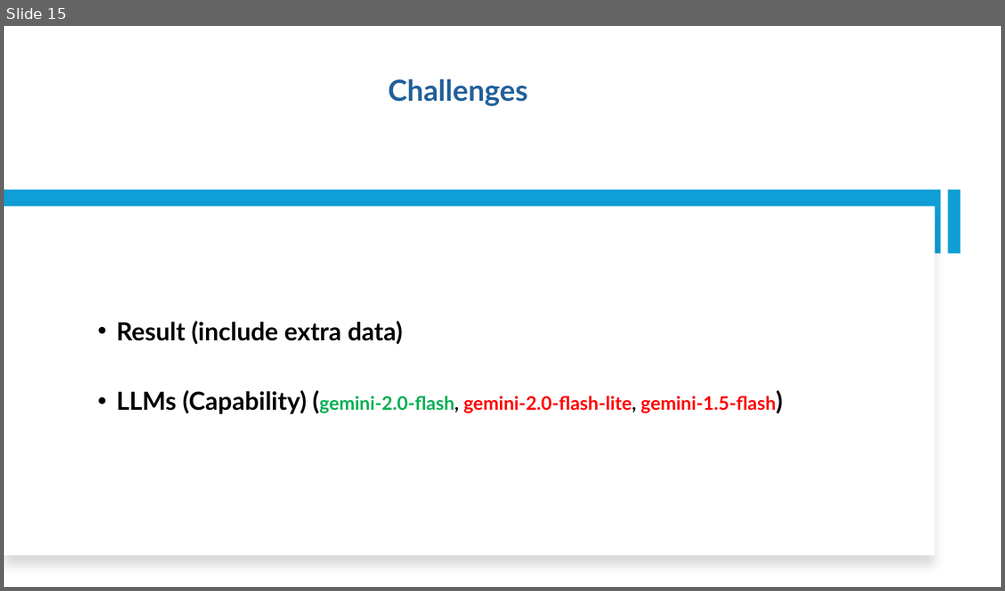
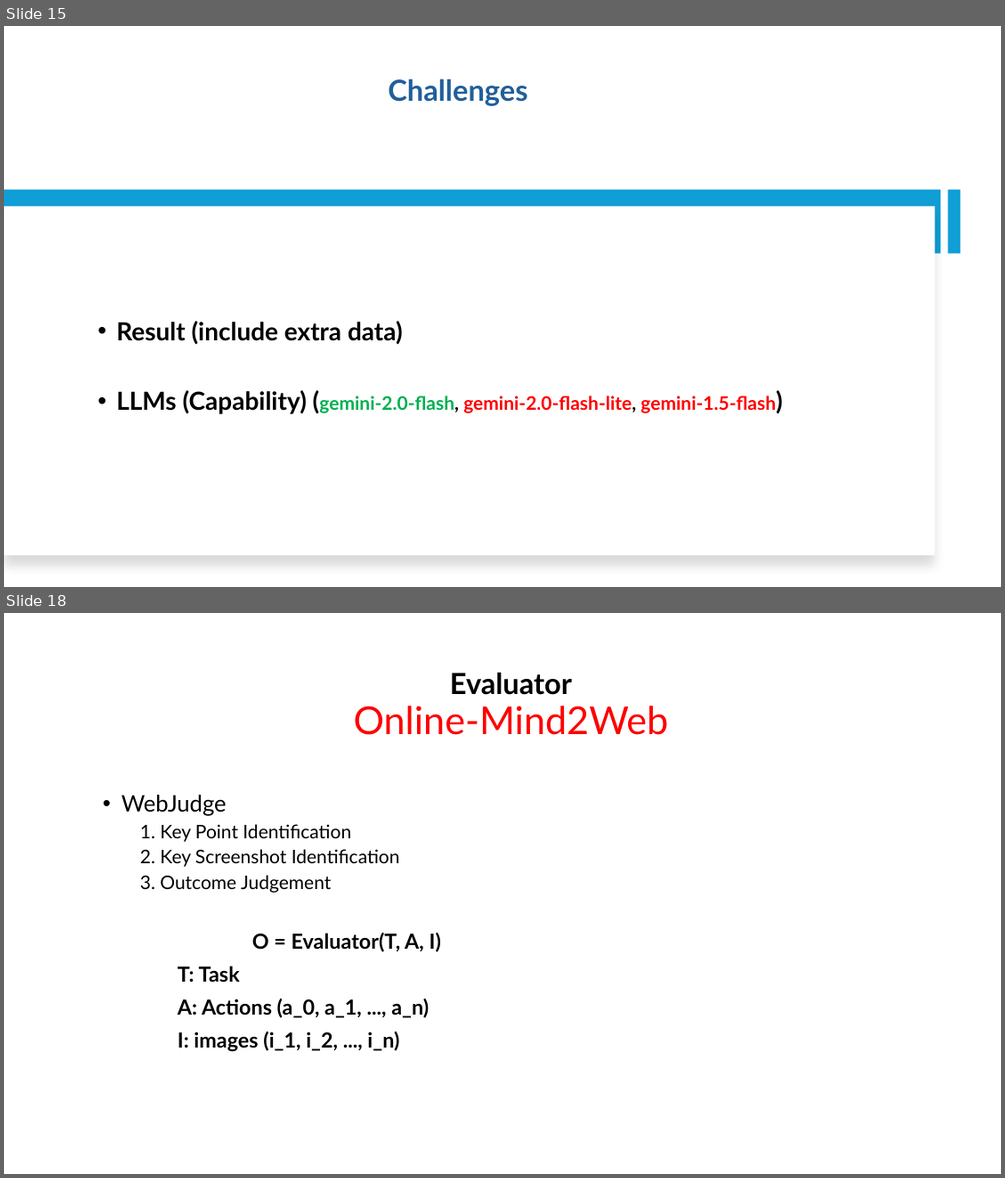
Before and after one commit to nguyennguyen6bk/web-space, a slide deck: Report.pptx. Shown one above the other, each under a label of ours: slide 15 before the commit, slides 15 and 18 after it; the slides between them are not shown. The pictures are 1005x591 and 1005x1178 pixels, drawn with LibreOffice and Linux fonts; fonts in the diff are those of the drawing. Boxes give left, top, right and bottom in pixels: in the first picture for what was removed or moved away, otherwise in the second. Text is boxed around its words. In the diff, an @@ line names an element or a change of style, - is before the commit and + after.

```diff
--- a/Report.pptx
+++ b/Report.pptx
@@ slide 18 added at box(4, 613, 1001, 1174), background #FFFFFF @@
@@ title added at box(354, 672, 669, 735), 37 pt, text #FF0000 @@
+Evaluator
+Online-Mind2Web
@@ text added at box(121, 795, 441, 1052), 20 pt, text #000000 @@
+• WebJudge
+  1. Key Point Identification
+  2. Key Screenshot Identification
+  3. Outcome Judgement
+O = Evaluator(T, A, I)
+T: Task
+A: Actions (a_0, a_1, ..., a_n)
+I: images (i_1, i_2, ..., i_n)
```
Also in this commit, not shown: 3 other slides added, 11 other files.
